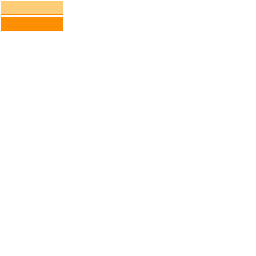
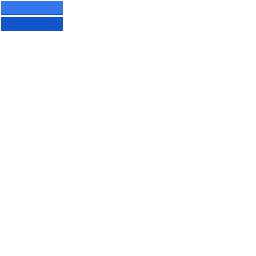
Layered file, before and after one edit (256x256). Changes by layer:
painted on "]" over [1, 1, 63, 31]
